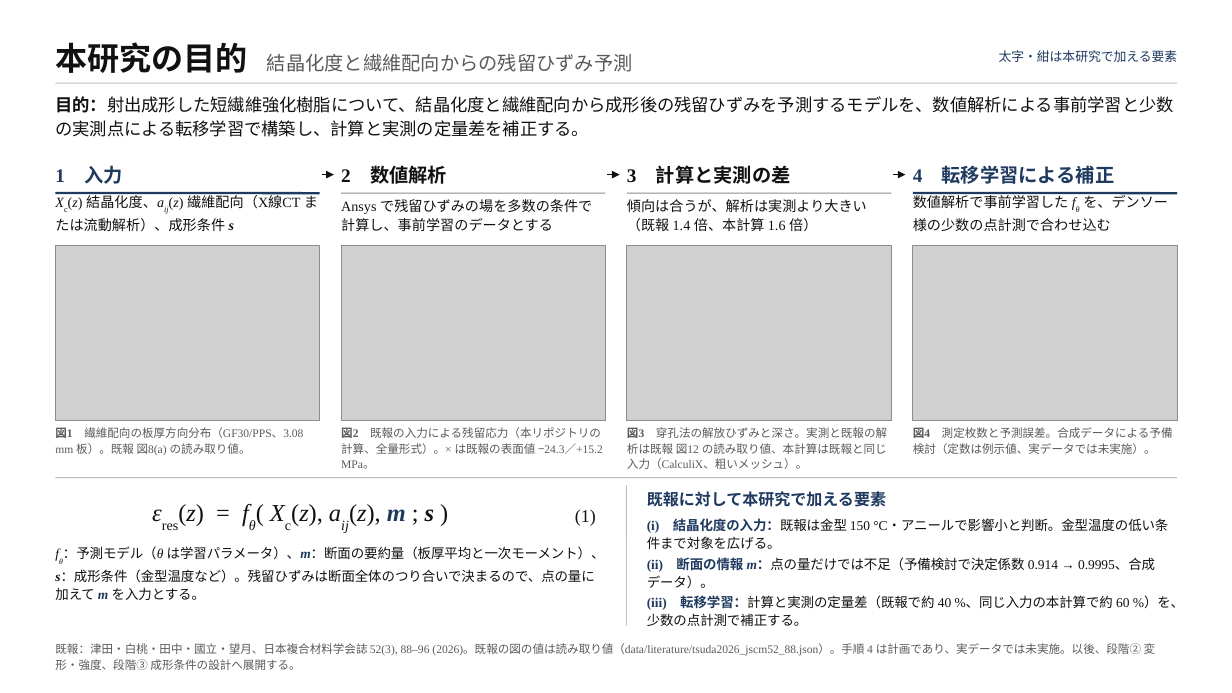
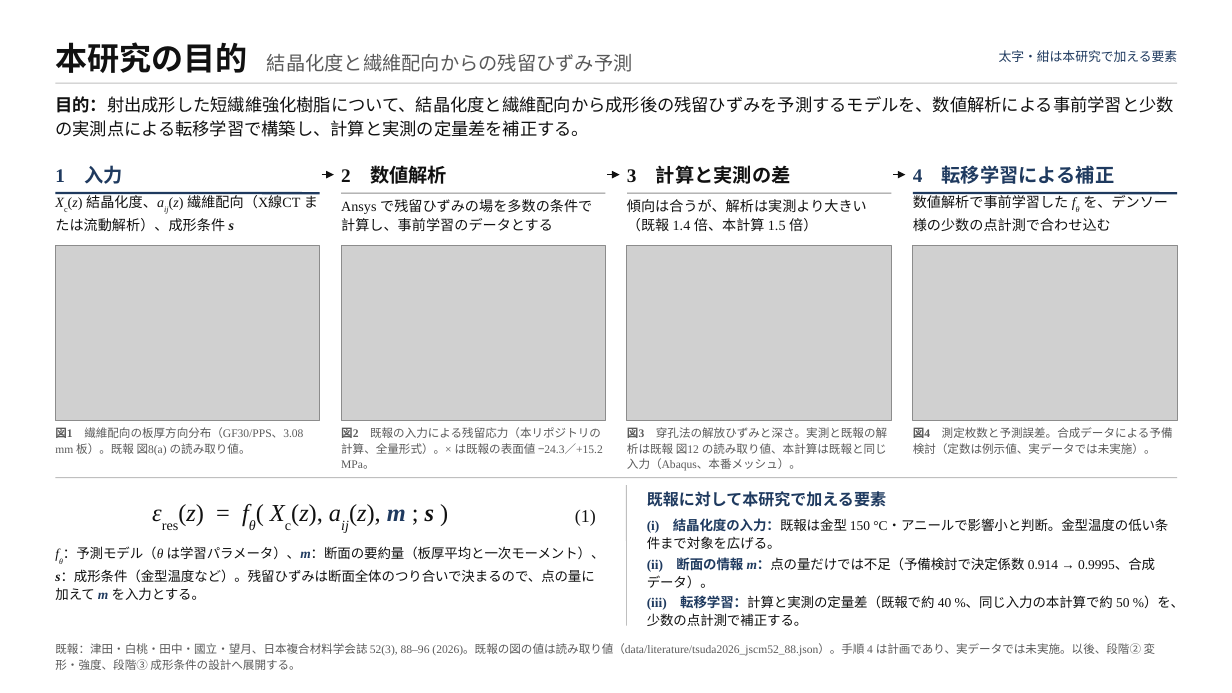
Before and after one commit to keisuke58/wccm2026-cfrp-gnn, a slide deck: slide 1 of slides/denso_purpose_flow.pptx. Drawn at 1232x693 pixels with LibreOffice and Linux fonts; fonts in the diff are those of the drawing; grey boxes stand for pictures. Boxes give left, top, right and bottom in pixels: in the first picture for what was removed or moved away, otherwise in the second. Text is boxed around its words. In the diff, an @@ line names an element or a change of style, - is before the commit and + after.

```diff
--- a/slides/denso_purpose_flow.pptx
+++ b/slides/denso_purpose_flow.pptx
@@ text at [627, 199, 867, 232]: text changed @@
-傾向は合うが、解析は実測より大きい（既報 1.4 倍、本計算 1.6 倍）
+傾向は合うが、解析は実測より大きい（既報 1.4 倍、本計算 1.5 倍）
@@ text at [627, 427, 887, 471]: text changed @@
-図3 穿孔法の解放ひずみと深さ。実測と既報の解析は既報 図12 の読み取り値、本計算は既報と同じ入力（CalculiX、粗いメッシュ）。
+図3 穿孔法の解放ひずみと深さ。実測と既報の解析は既報 図12 の読み取り値、本計算は既報と同じ入力（Abaqus、本番メッシュ）。
@@ text at [647, 595, 1184, 626]: text changed @@
-(iii) 転移学習：計算と実測の定量差（既報で約 40 %、同じ入力の本計算で約 60 %）を、少数の点計測で補正する。
+(iii) 転移学習：計算と実測の定量差（既報で約 40 %、同じ入力の本計算で約 50 %）を、少数の点計測で補正する。
```
Also in this commit, not shown: 7 other files.
